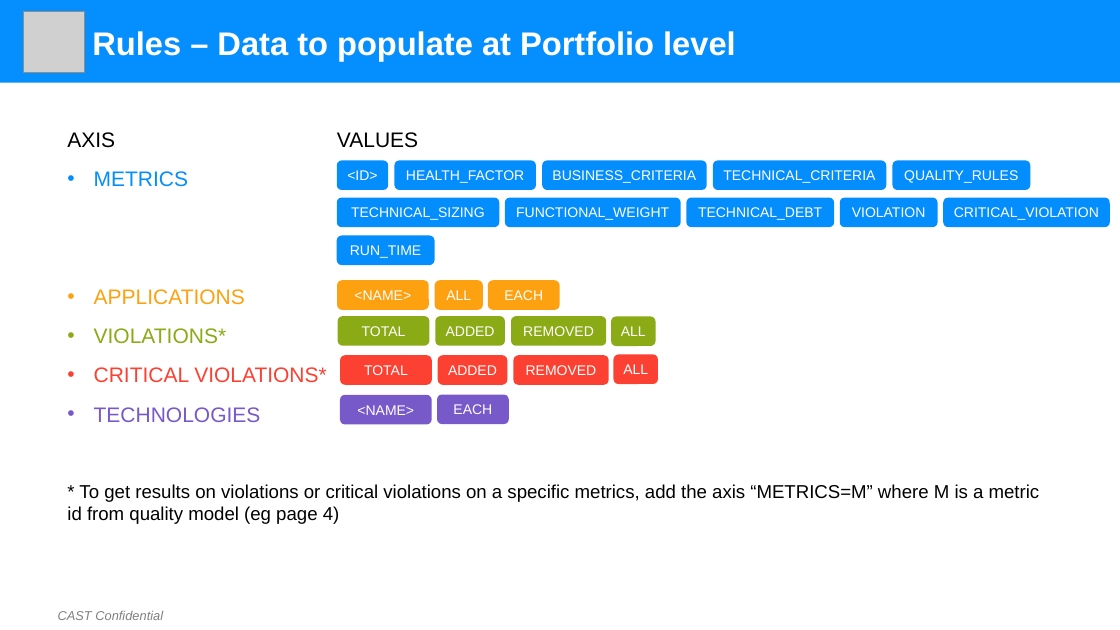
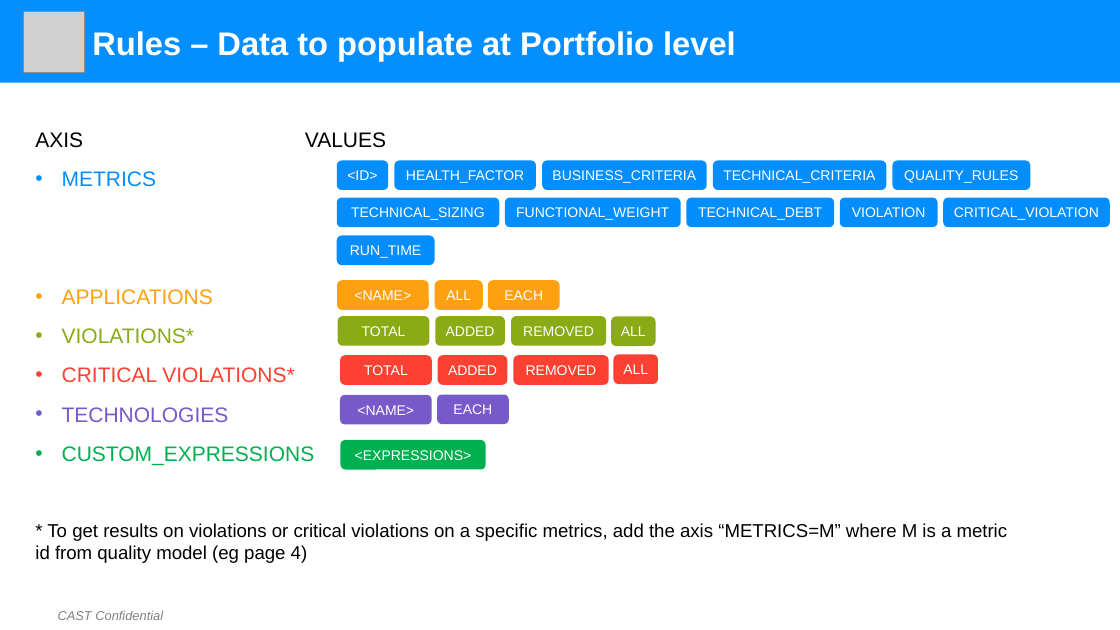
Before and after one commit to CAST-projects/ReportGenerator, a slide deck: slide 1 of CastReporting.Reporting/PortfolioTemplatesFiles/Portfolio Generic Table Definition.pptx. Drawn at 1120x630 pixels with LibreOffice and Linux fonts; fonts in the diff are those of the drawing; grey boxes stand for pictures; background and template pictures are left out. Boxes give left, top, right and bottom in pixels: in the first picture for what was removed or moved away, otherwise in the second. Text is boxed around its words. In the diff, an @@ line names an element or a change of style, - is before the commit and + after.

Commit message:
REPORTGEN-348: custom expression for portfolio generic content

```diff
--- a/CastReporting.Reporting/PortfolioTemplatesFiles/Portfolio Generic Table Definition.pptx
+++ b/CastReporting.Reporting/PortfolioTemplatesFiles/Portfolio Generic Table Definition.pptx
@@ text "AXIS VALUES": place and size @@
-text "AXIS VALUES" at [67, 132, 1040, 524]
+text "AXIS VALUES" at [35, 132, 1008, 563]
@@ text at [62, 446, 315, 465]: paragraph added @@
+• CUSTOM_EXPRESSIONS
@@ rounded rectangle added at [340, 440, 486, 470], fill #00B050, 12 pt, text #FFFFFF @@
+<EXPRESSIONS>
```
Also in this commit, not shown: 1 other slide changed, 1 slide added, 8 other files.
